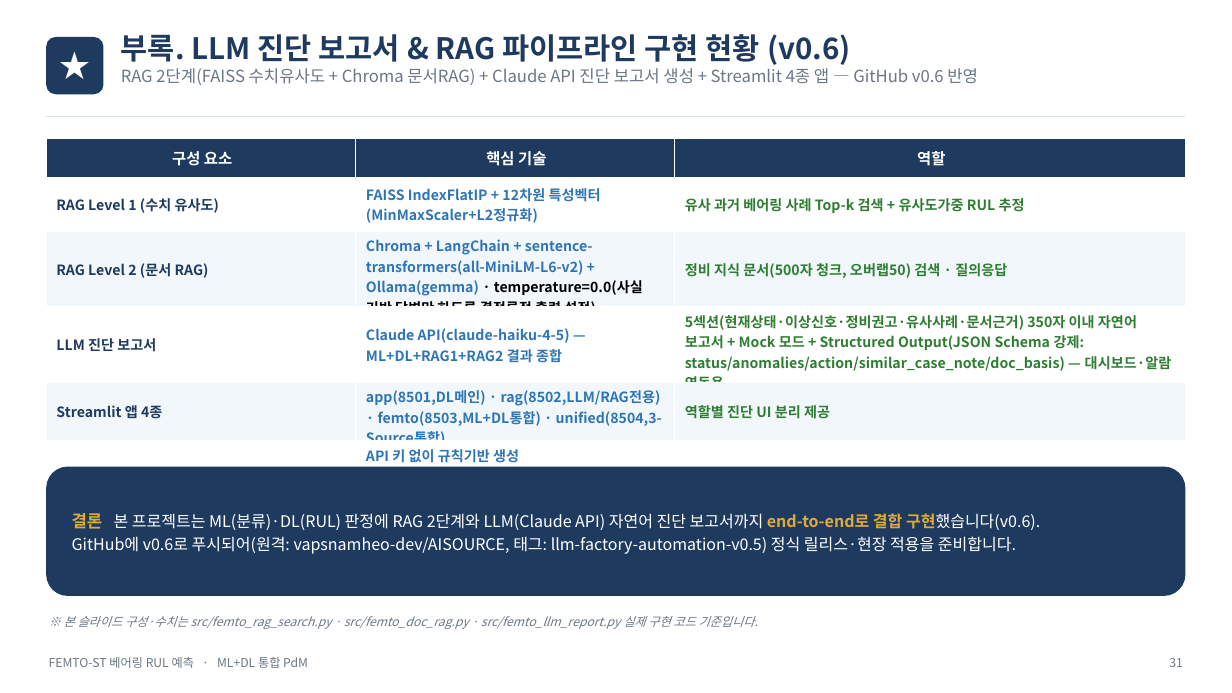
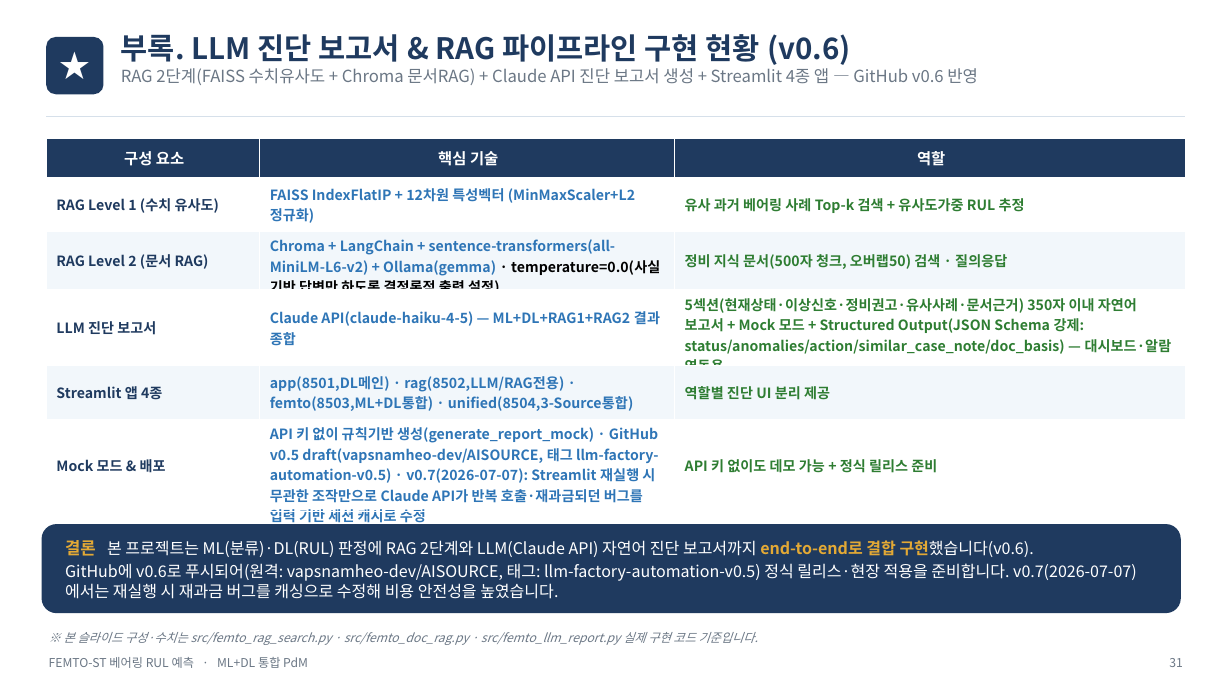
Before and after one commit to vapsnamheo-dev/AISOURCE, a slide deck: slide 33 of Homework/LLM_FactoryAutomation/산출물/허남_LLM프로젝트(산업 추가).pptx. Drawn at 1232x693 pixels with LibreOffice and Linux fonts; fonts in the diff are those of the drawing. Boxes give left, top, right and bottom in pixels: in the first picture for what was removed or moved away, otherwise in the second. Text is boxed around its words. In the diff, an @@ line names an element or a change of style, - is before the commit and + after.

Commit message:
feat: LLM_FactoryAutomation v0.7 - 환각 방어 게이트 + RAG 출처근거 Citation
- femto_llm_guard.py 신규: 신뢰도 톤 분기·입력 OOD 판정·클래스 한정 자기인지 3층 게이트로 환각(hallucination) 구조적 차단
- femto_doc_rag.py 개선: 문서 출처를 파일명·절 번호·개정일로 태깅(Citation), BM25+벡터 Hybrid 양쪽 경로 모두 근거 메타데이터 보존
- streamlit_femto.py: Tab6 AI 정비 권고에 위 기능 반영
- tests: test_femto_llm_guard.py 11건, test_femto_doc_rag_citations.py 5건 pytest 통과
- 산출물: 딥러닝_LLM프로젝트 PPT(부록 D/E 추가, v0.7), 백업본 동기화

```diff
--- a/Homework/LLM_FactoryAutomation/산출물/허남_LLM프로젝트(산업 추가).pptx
+++ b/Homework/LLM_FactoryAutomation/산출물/허남_LLM프로젝트(산업 추가).pptx
@@ table at [46,139,1186,529] @@
-row 6, column 2: API 키 없이 규칙기반 생성(generate_report_mock) · GitHub v0.5 draft(vapsnamheo-dev/AISOURCE, 태그 llm-factory-automation-v0.5)
+row 6, column 2: API 키 없이 규칙기반 생성(generate_report_mock) · GitHub v0.5 draft(vapsnamheo-dev/AISOURCE, 태그 llm-factory-automation-v0.5) · v0.7(2026-07-07): Streamlit 재실행 시 무관한 조작만으로 Claude API가 반복 호출·재과금되던 버그를 입력 기반 세션 캐시로 수정
@@ rounded rectangle "결론 본 프로젝트는 ML(분류)·DL(RUL) 판정에 ...": place and size @@
-rounded rectangle "결론 본 프로젝트는 ML(분류)·DL(RUL) 판정에 ..." at [46,467,1186,596]
+rounded rectangle "결론 본 프로젝트는 ML(분류)·DL(RUL) 판정에 ..." at [42,524,1181,613]
@@ text in rounded rectangle at [65,563,1137,599]: text changed @@
-GitHub에 v0.6로 푸시되어(원격: vapsnamheo-dev/AISOURCE, 태그: llm-factory-automation-v0.5) 정식 릴리스·현장 적용을 준비합니다.
+GitHub에 v0.6로 푸시되어(원격: vapsnamheo-dev/AISOURCE, 태그: llm-factory-automation-v0.5) 정식 릴리스·현장 적용을 준비합니다. v0.7(2026-07-07)에서는 재실행 시 재과금 버그를 캐싱으로 수정해 비용 안전성을 높였습니다.
@@ text "※ 본 슬라이드 구성·수치는 src/femto_rag_search.py ...": place and size @@
-text "※ 본 슬라이드 구성·수치는 src/femto_rag_search.py ..." at [64,616,758,629]
+text "※ 본 슬라이드 구성·수치는 src/femto_rag_search.py ..." at [64,632,758,645]
```
Also in this commit, not shown: 1 other slide changed, 2 slides added, 31 other files.
